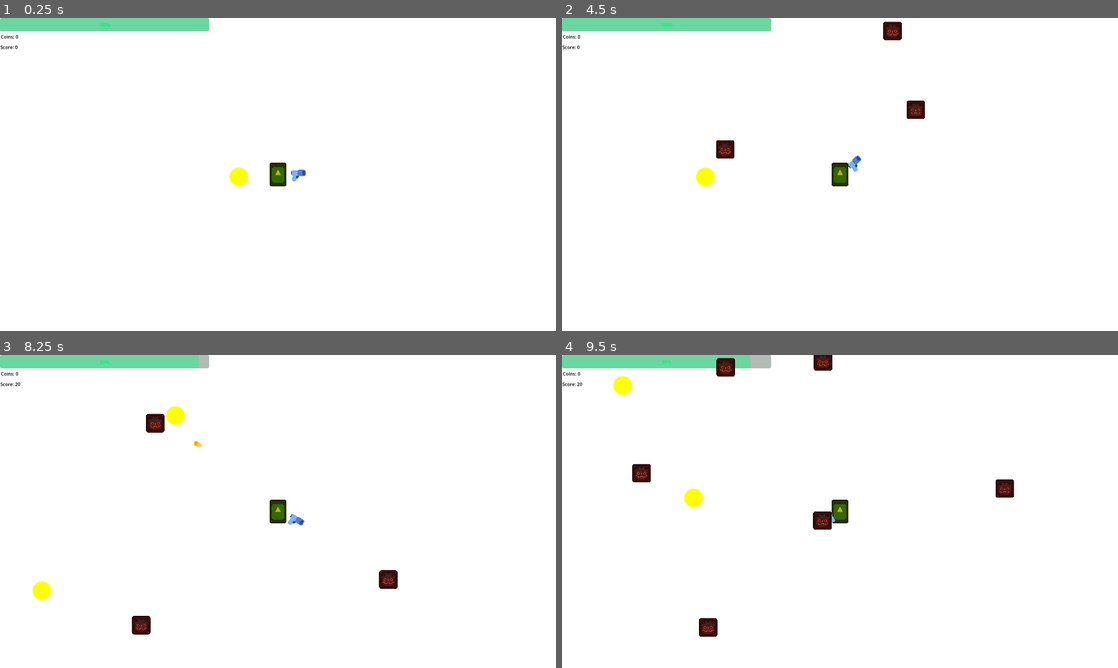
Above: before the commit, frames 1-4 (two rows, left to right).
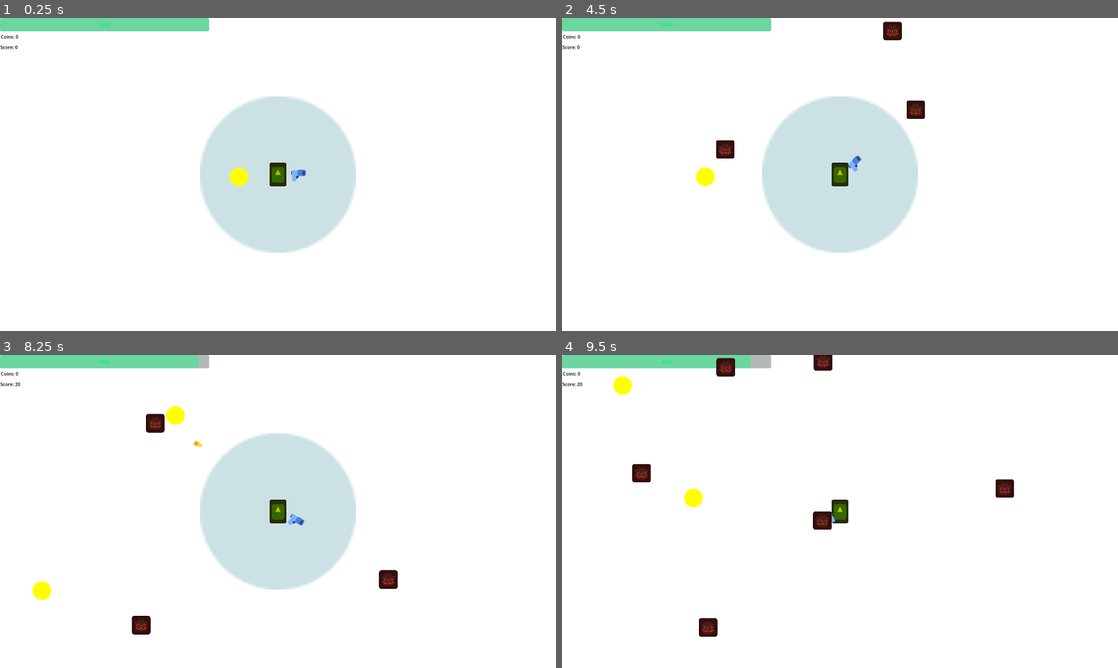
Above: after the commit, the same moments.

Repository: deutandev/survival-shooter
Game: Godot game, scene res://environment/map.tscn
Two runs of this game, one before a commit and one after it. Both use one fixed random seed, a clock stepped at 60 frames per second and the inputs below. The engine's default icon, where the game draws it, is replaced by a stand-in: a white triangle on a blue panel in a dark square.
Inputs:
- Up to frame 1 (0.25 s): no input
- Up to frame 2 (4.5 s): tap Enter at 0.5 s; hold D (move_right) 0.53-1.28 s; tap E (interact) every 0.75 s from 0.6 to 4.35 s; hold S (move_down) 1.28-2.03 s; hold D (move_right) 2.03-2.78 s; hold W (move_up) 2.78-3.53 s; hold A (move_left) from 3.53 s (still down)
- Up to frame 3 (8.25 s): release A (move_left) at 5.03 s; hold S (move_down) 5.03-5.78 s; tap E (interact) every 0.75 s from 5.1 to 8.1 s; hold D (move_right) 5.78-6.53 s; hold W (move_up) 6.53-7.28 s; hold D (move_right) 7.28-8.03 s; hold S (move_down) from 8.03 s (still down)
- Up to frame 4 (9.5 s): release S (move_down) at 8.78 s; hold A (move_left) from 8.78 s (still down); tap E (interact) at 8.85 s

The runs differ from the first frame. In frame 1, 11% of the frame differs, in the area x 36-64%, y 25-75%; in frame 2, 11%; in frame 3, 11%; in frame 4, nothing differs.

Commit message:
added bomb to player (still error)

Diff:
--- a/characters/enemies/mob/mob.tscn
+++ b/characters/enemies/mob/mob.tscn
@@ -10,7 +10,7 @@
 [sub_resource type="CircleShape2D" id="CircleShape2D_mxcvk"]
 radius = 38.0526
 
-[node name="Mob" type="CharacterBody2D"]
+[node name="Mob" type="CharacterBody2D" groups=["enemy"]]
 collision_layer = 4
 collision_mask = 7
 script = ExtResource("1_4by1i")
@@ -34,7 +34,7 @@
 
 [node name="HitBox" type="Area2D" parent="." groups=["enemy"]]
 collision_layer = 4
-collision_mask = 0
+collision_mask = 2
 
 [node name="HitCollision" type="CollisionShape2D" parent="HitBox"]
 shape = SubResource("CircleShape2D_mxcvk")
--- a/characters/player/player.gd
+++ b/characters/player/player.gd
@@ -4,6 +4,10 @@
 @export var speed: float = 600.0
 @onready var health: HealthManager = %HealthManager
 @onready var hurt_manager: HurtManager = %HurtManager
+
+@onready var bomb: Area2D = %Bomb
+@export var bomb_cooldown: float = 3.0
+var can_use_bomb := true
 
 func _ready() -> void:
 	health.reset()
@@ -17,6 +21,20 @@
 func _physics_process(delta: float) -> void:
 	get_input()
 	move_and_slide()
+	if Input.is_action_just_pressed("interact") and can_use_bomb:
+		use_bomb()
+
+func use_bomb():
+	if !can_use_bomb or !bomb:
+		return
+
+	can_use_bomb = false
+
+	# Reuse bomb — reposition + reactivate
+	bomb.reset(global_position)
+
+	await get_tree().create_timer(bomb_cooldown).timeout
+	can_use_bomb = true
 
 func on_player_death():
 	#await get_tree().create_timer(1.0).timeout
--- a/characters/player/player.tscn
+++ b/characters/player/player.tscn
@@ -1,10 +1,11 @@
-[gd_scene load_steps=8 format=3 uid="uid://dhpintm4oouv3"]
+[gd_scene load_steps=9 format=3 uid="uid://dhpintm4oouv3"]
 
 [ext_resource type="Texture2D" uid="uid://dbcgwjj2htcvr" path="res://icon.svg" id="1_508ok"]
 [ext_resource type="Script" uid="uid://bjmv61e1a232k" path="res://characters/player/health_manager.gd" id="1_exd8k"]
 [ext_resource type="Script" uid="uid://84fb3bbyrwpm" path="res://characters/player/player.gd" id="1_xxgcw"]
 [ext_resource type="Script" uid="uid://d1tg12xjvvu3f" path="res://characters/player/hurt_manager.gd" id="3_5dc8e"]
 [ext_resource type="PackedScene" uid="uid://cv8rforp2qx3w" path="res://pistol/gun.tscn" id="3_exd8k"]
+[ext_resource type="PackedScene" uid="uid://d36roq5bjt4cv" path="res://skills/bomb.tscn" id="6_c6leb"]
 
 [sub_resource type="RectangleShape2D" id="RectangleShape2D_xxgcw"]
 size = Vector2(54, 71)
@@ -15,6 +16,11 @@
 [node name="Player" type="CharacterBody2D" groups=["player"]]
 collision_mask = 6
 script = ExtResource("1_xxgcw")
+
+[node name="Bomb" parent="." instance=ExtResource("6_c6leb")]
+unique_name_in_owner = true
+collision_layer = 7
+collision_mask = 7
 
 [node name="Sprite2D" type="Sprite2D" parent="."]
 modulate = Color(0.7408, 0.734226, 1.15514e-06, 1)
--- /dev/null
+++ b/skills/bomb.gd
@@ -0,0 +1,39 @@
+extends Area2D
+class_name Bomb
+
+@export var damage: float = 3.0
+@export var aoe_duration: float = 0.5
+
+func _ready():
+	call_deferred("_do_damage")
+
+func _do_damage():
+	$Timer.wait_time = aoe_duration
+	$Timer.start()
+	print_debug("start bomb")
+	var enemies = get_overlapping_areas()
+	print_debug("Found %d overlapping areas" % enemies.size())
+
+	for enemy in enemies:
+		if enemy.is_in_group("enemy"):
+			print_debug("Bombed Enemy")
+			var enemy_node = enemy.get_parent()
+			if enemy_node.has_method("take_damage"):
+				enemy_node.take_damage(damage)
+
+	await $Timer.timeout
+	disable()
+
+func reset(position: Vector2):
+	global_position = position
+	visible = true
+	monitoring = true
+	call_deferred("_do_damage") # ✅ correct function
+
+func disable():
+	visible = false
+	monitoring = false
+	set_deferred("monitoring", false)
+
+	if $Timer.is_stopped() == false:
+		$Timer.stop()
--- /dev/null
+++ b/skills/bomb.tscn
@@ -0,0 +1,23 @@
+[gd_scene load_steps=4 format=3 uid="uid://d36roq5bjt4cv"]
+
+[ext_resource type="Script" uid="uid://dqtuuriaubl1r" path="res://skills/bomb.gd" id="1_awias"]
+[ext_resource type="Texture2D" uid="uid://dn80eu1qs371v" path="res://pistol/impact/circle.png" id="1_h5p3r"]
+
+[sub_resource type="CircleShape2D" id="CircleShape2D_awias"]
+radius = 275.016
+
+[node name="Bomb" type="Area2D"]
+collision_layer = 2
+collision_mask = 4
+script = ExtResource("1_awias")
+
+[node name="Circle" type="Sprite2D" parent="."]
+modulate = Color(0.768627, 0.866667, 0.878431, 0.890196)
+position = Vector2(-7.39098e-06, -1.45435e-05)
+scale = Vector2(8.40625, 8.4375)
+texture = ExtResource("1_h5p3r")
+
+[node name="CollisionShape2D" type="CollisionShape2D" parent="."]
+shape = SubResource("CircleShape2D_awias")
+
+[node name="Timer" type="Timer" parent="."]
Not shown, added: skills/bomb.gd.uid
